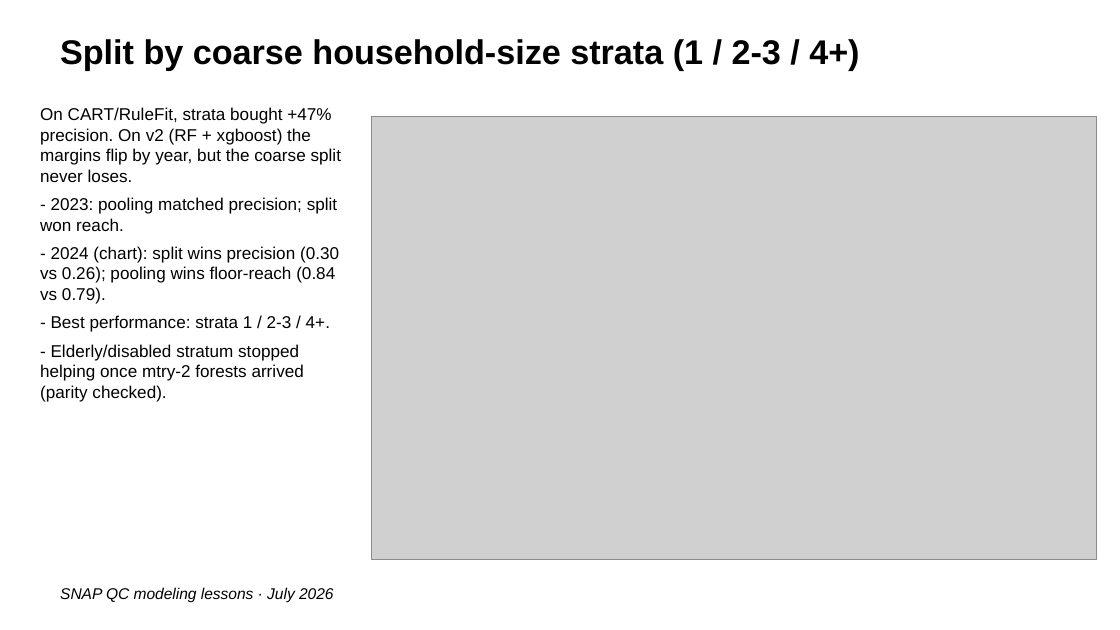
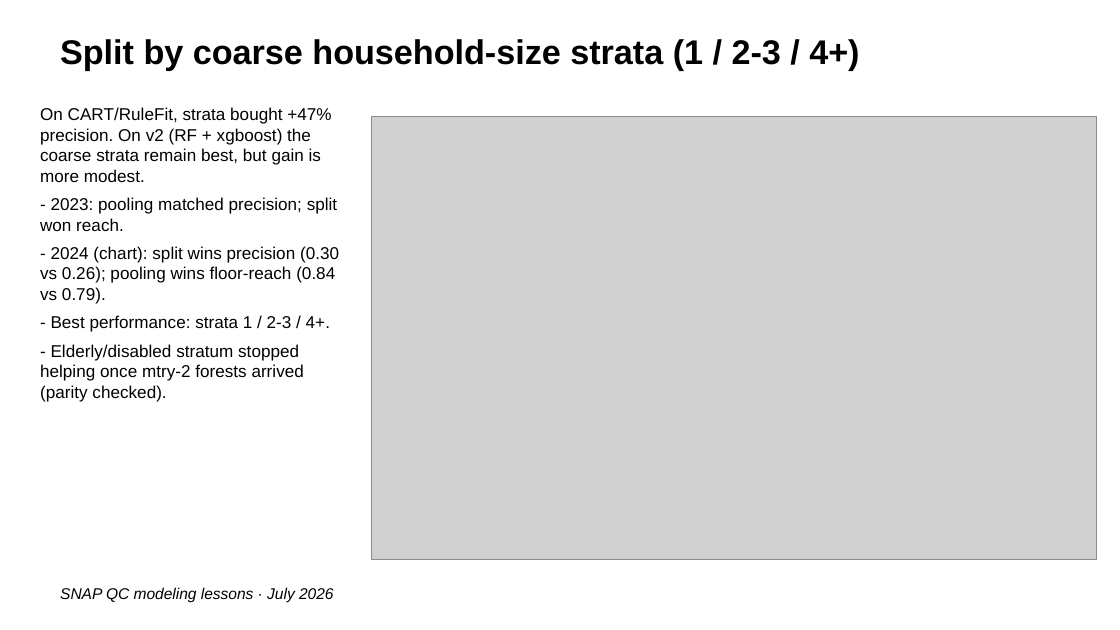
Before and after one commit to giannella/snap_qc, a slide deck: slide 15 of slides/lessons_getting_more_signal_from_snap_qc_data.pptx. Drawn at 1120x630 pixels with LibreOffice and Linux fonts; fonts in the diff are those of the drawing; grey boxes stand for pictures. Boxes give left, top, right and bottom in pixels: in the first picture for what was removed or moved away, otherwise in the second. Text is boxed around its words. In the diff, an @@ line names an element or a change of style, - is before the commit and + after.

```diff
--- a/slides/lessons_getting_more_signal_from_snap_qc_data.pptx
+++ b/slides/lessons_getting_more_signal_from_snap_qc_data.pptx
@@ text at bbox=[40, 107, 331, 182]: text changed @@
-On CART/RuleFit, strata bought +47% precision. On v2 (RF + xgboost) the margins flip by year, but the coarse split never loses.
+On CART/RuleFit, strata bought +47% precision. On v2 (RF + xgboost) the coarse strata remain best, but gain is more modest.
```
Also in this commit, not shown: 4 other files.
